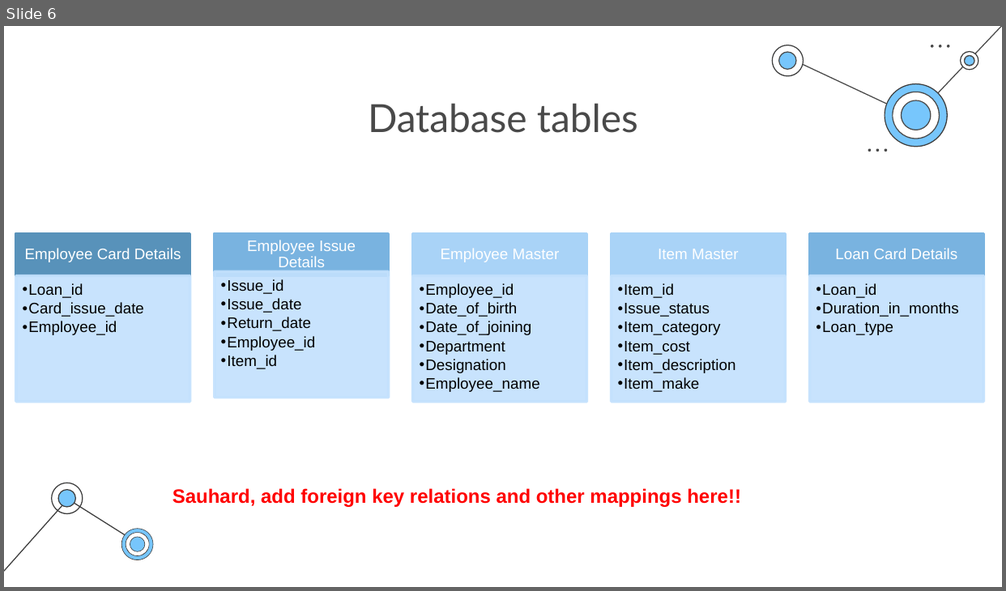
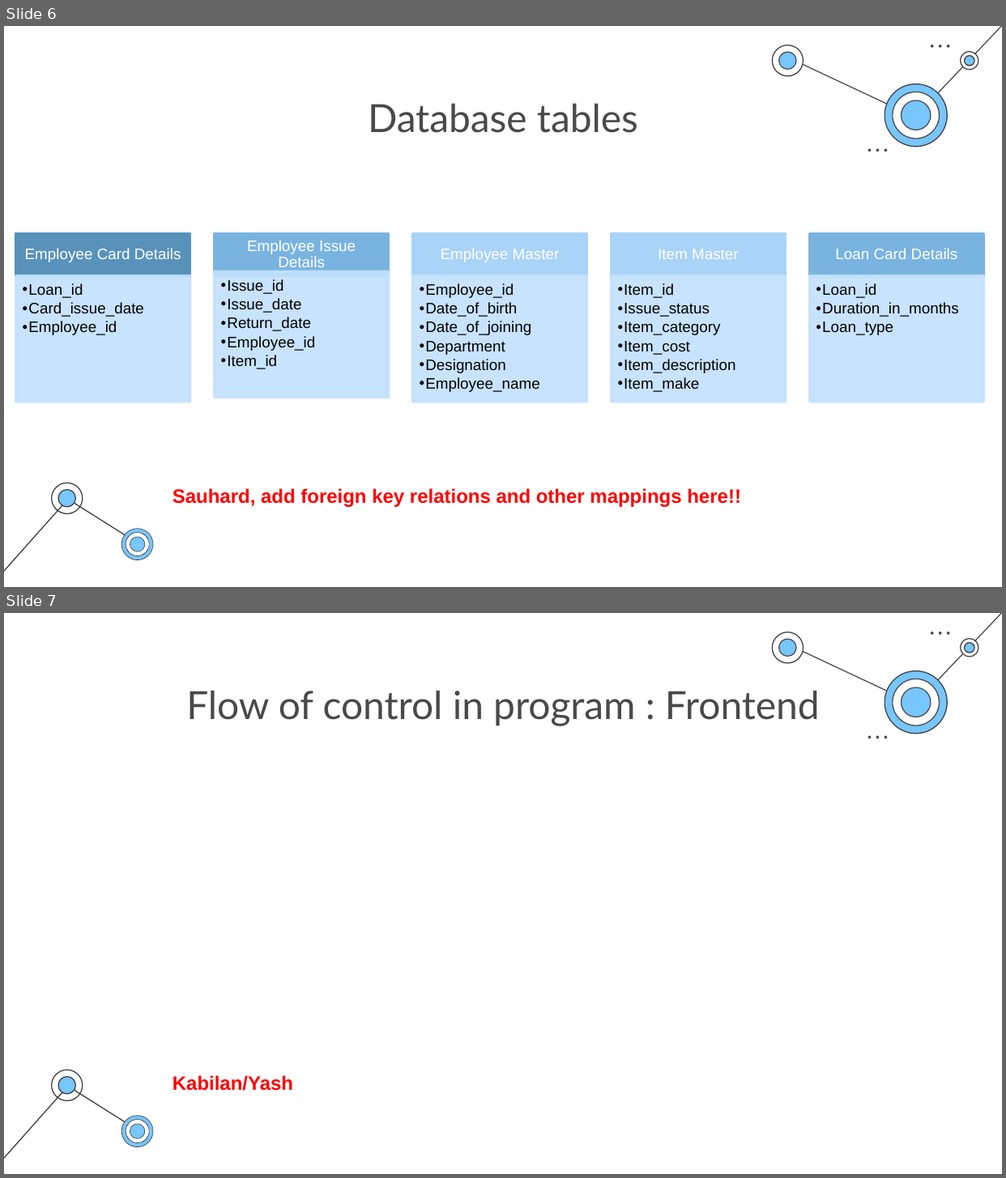
Before and after one commit to kabilan16/LoanManagement, a slide deck: Technology Consulting by Slidesgo.pptx. Shown one above the other, each under a label of ours: slide 6 before the commit, slides 6 and 7 after it. The pictures are 1006x591 and 1006x1178 pixels, drawn with LibreOffice and Linux fonts; fonts in the diff are those of the drawing. Boxes give left, top, right and bottom in pixels: in the first picture for what was removed or moved away, otherwise in the second. Text is boxed around its words. In the diff, an @@ line names an element or a change of style, - is before the commit and + after.

```diff
--- a/Technology Consulting by Slidesgo.pptx
+++ b/Technology Consulting by Slidesgo.pptx
@@ slide 7 added at [4,613,1002,1174], background #FFFFFF; not listed: 33 template elements that a slide beside it also shows @@
@@ title added at [186,690,820,726], 28 pt, text #494949 @@
+Flow of control in program : Frontend
@@ text added at [172,1076,293,1091], 14 pt, text #FF0000, bold @@
+Kabilan/Yash
```
Also in this commit, not shown: 4 slides changed, 1 other slide added, 2 slides removed.
